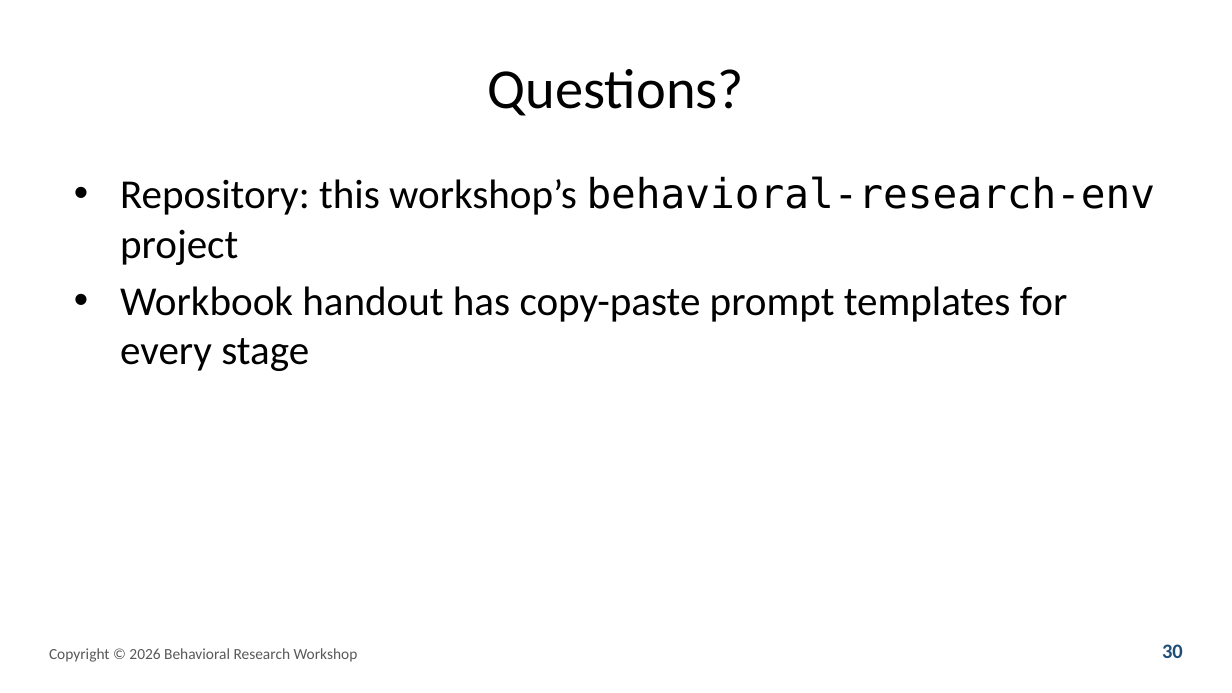
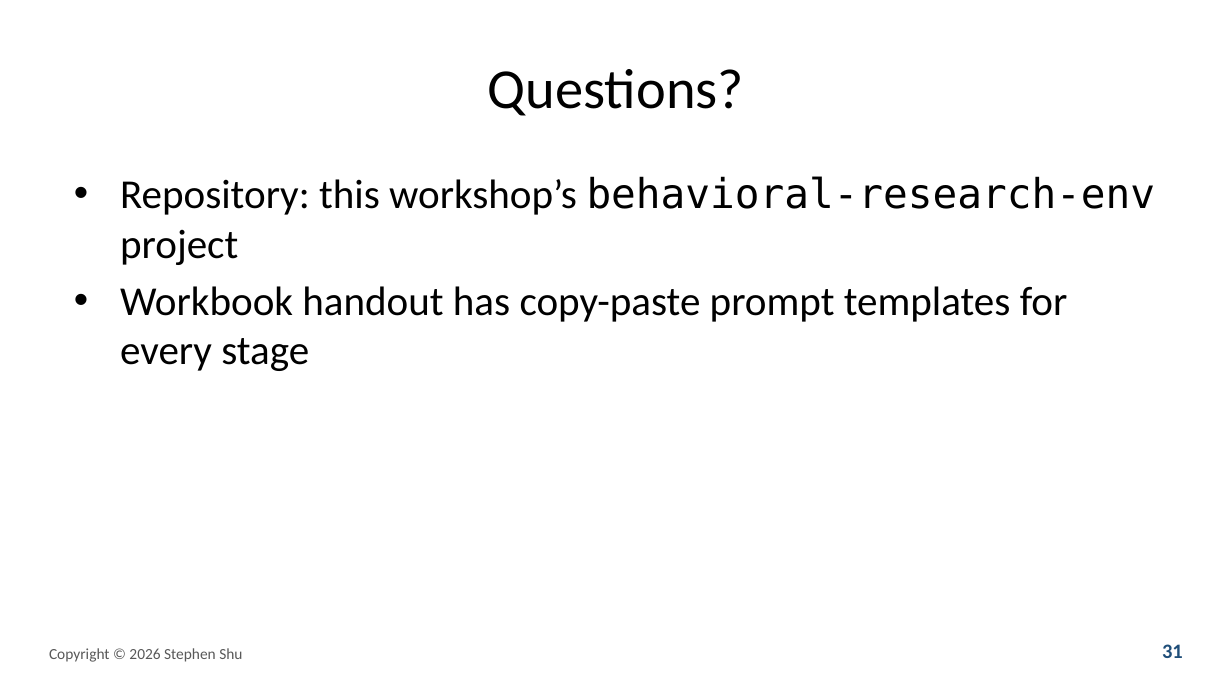
Before and after one commit to prof-stephenshu/behavioral-research-env, a slide deck: slide 31 of presentations/2026-workshop/slides.pptx (slide 30 before the commit). Drawn at 1232x693 pixels with LibreOffice and Linux fonts; fonts in the diff are those of the drawing. Boxes give left, top, right and bottom in pixels: in the first picture for what was removed or moved away, otherwise in the second. Text is boxed around its words. In the diff, an @@ line names an element or a change of style, - is before the commit and + after.

```diff
--- a/presentations/2026-workshop/slides.pptx
+++ b/presentations/2026-workshop/slides.pptx
@@ text at [49, 648, 242, 662]: text changed @@
-Copyright © 2026 Behavioral Research Workshop
+Copyright © 2026 Stephen Shu
@@ text at [1162, 644, 1183, 658]: text changed @@
-30
+31
```
Also in this commit, not shown: 29 other slides changed, 1 slide added, 4 other files.
